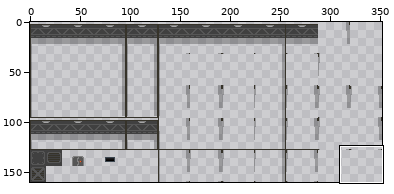
A sprite sheet gets an edit: assets/tiles/tiles.png. The picture above shows the old version from afar; the outline marks the close-up.
Close-up. Before the edit:
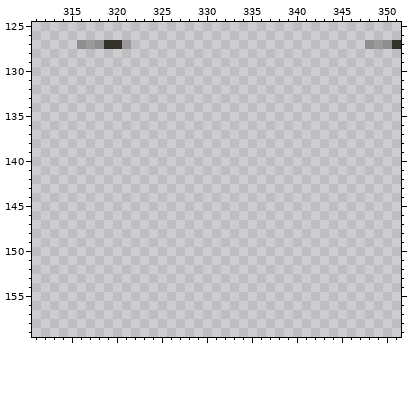
The file is 352x160 pixels. Colours within 5 levels of each other are drawn and written as one. Shown: x 311..351, y 125..159. The commit also changed other parts of the picture, which this record leaves out.
The result:
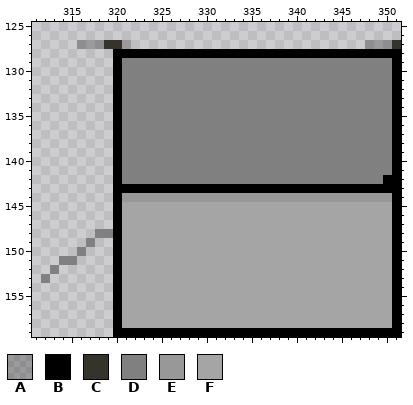
Palette (. is transparent): A #00000040  B #000000  C #36332a  D #808080  E #989899  F #a5a5a6
Change:
y 128: x 320..351 ................................ -> BBBBBBBBBBBBBBBBBBBBBBBBBBBBBBBB
y 129..141: x 320..351 ................................ -> BDDDDDDDDDDDDDDDDDDDDDDDDDDDDDDB
y 142: x 320..351 ................................ -> BDDDDDDDDDDDDDDDDDDDDDDDDDDDDDBB
y 143: x 320..351 ................................ -> BBBBBBBBBBBBBBBBBBBBBBBBBBBBBBBB
y 144: x 320..351 ................................ -> BEEEEEEEEEEEEEEEEEEEEEEEEEEEEEEB
y 145..147: x 320..351 ................................ -> BFFFFFFFFFFFFFFFFFFFFFFFFFFFFFFB
y 148: x 318..351 .................................. -> DDBFFFFFFFFFFFFFFFFFFFFFFFFFFFFFFB
y 149: x 317 . -> D; x 320..351 ................................ -> BFFFFFFFFFFFFFFFFFFFFFFFFFFFFFFB
y 150: x 316 . -> D; x 320..351 ................................ -> BFFFFFFFFFFFFFFFFFFFFFFFFFFFFFFB
y 151: x 314..315 .. -> DD; x 320..351 ................................ -> BFFFFFFFFFFFFFFFFFFFFFFFFFFFFFFB
y 152: x 313 . -> D; x 320..351 ................................ -> BFFFFFFFFFFFFFFFFFFFFFFFFFFFFFFB
y 153: x 312 . -> D; x 320..351 ................................ -> BFFFFFFFFFFFFFFFFFFFFFFFFFFFFFFB
y 154..158: x 320..351 ................................ -> BFFFFFFFFFFFFFFFFFFFFFFFFFFFFFFB
y 159: x 320..351 ................................ -> BBBBBBBBBBBBBBBBBBBBBBBBBBBBBBBB
